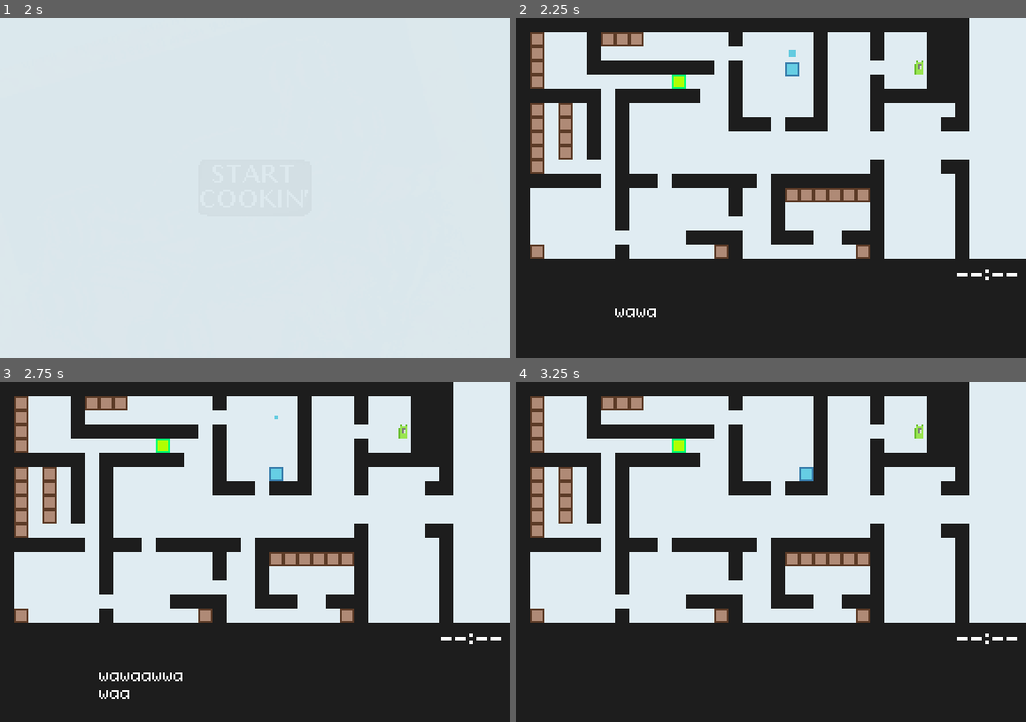
Above: before the commit, frames 1-4 (two rows, left to right).
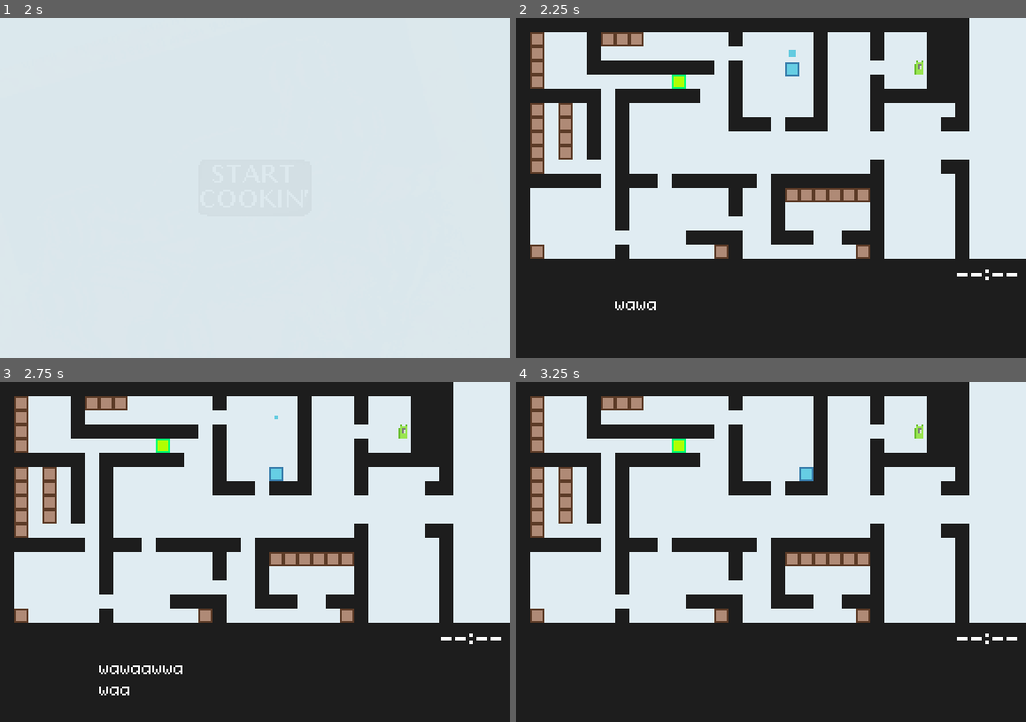
Above: after the commit, the same moments.

Repository: mewore/mini-jam-189-cooking
Game: Godot game, scene res://scenes/main_menu.tscn
The game is run twice, just before and just after one commit, with the same random seed, the same clock (stepped at 60 frames per second) and the same inputs.
Inputs (mouse positions are in pixels of both pictures, inside the frame that each line leads up to):
- Up to frame 1 (2 s): click (255, 188) at 0.5 s; tap Enter (ui_accept) at 1.25, 1.52, 1.82 s; hold Right (move_right) from 1.28 s (still down); hold Space (ui_select) from 1.28 s (still down); tap Shift (dash) at 1.35 s
- Up to frame 2 (2.25 s): release Right (move_right) at 2.03 s; release Space (ui_select) at 2.03 s; hold Down (move_down) from 2.03 s (still down); tap Space (ui_select) at 2.1 s
- Up to frame 3 (2.75 s): keep holding Down (move_down); tap Enter (ui_accept) at 2.27, 2.3, 2.57 s
- Up to frame 4 (3.25 s): release Down (move_down) at 2.78 s; hold Right (move_right) from 2.78 s (still down); hold Enter (ui_accept) from 2.78 s (still down); tap Shift (dash) at 3.05 s

Frame 1 is identical in both runs. In frame 2, 0.2% of the frame differs, in the area x 19-28%, y 83-89%; in frame 3, 0.4%, in the area x 19-36%, y 83-94%; in frame 4, nothing differs.

Commit message:
Dialogue

Diff:
--- a/entities/player/player.gd
+++ b/entities/player/player.gd
@@ -16,6 +16,8 @@
 
 var nearby_area: Node
 var cell_map_node: CellMap
+
+var frozen := false
 
 var direction_priority := [
 	Vector2i.LEFT,
@@ -48,6 +50,8 @@
 
 
 func is_direction_possible(direction: Vector2i) -> bool:
+	if frozen:
+		return false
 	return cell_map_node.is_cell_free(current_cell + move_direction + direction) if cell_map_node else true
 
 
--- a/scenes/game.gd
+++ b/scenes/game.gd
@@ -6,29 +6,58 @@
 @export var interaction_hint_opacity_damping: float = 1
 
 @onready var alien := get_node("Am0gus")
-@onready var player := get_node("Player")
+@onready var player: Player = get_node("Player")
 @onready var crates := get_node("Crates").get_children()
-@onready var dialogue_panel := get_node("DialoguePanel")
+@onready var dialogue_panel: DialoguePanel = get_node("DialoguePanel")
 @onready var cell_map: CellMap = get_node("CellMap")
 @onready var interaction_hint: Node2D = get_node("InteractHint")
 @onready var interaction_hint_opacity: float
 
-var interaction_hint_visible := false
+var current_interaction_area: InteractionArea
+
+var cosmetic_rng := RandomNumberGenerator.new()
 
 enum GameState {
 	EXPLORING,
-	TALKING,
+	TAKING_ORDER,
+	EXAMINING_CRATE,
 	CHASING,
 }
 
+var game_state := GameState.EXPLORING
+
+const ALIEN_LINES_INITIAL: PackedStringArray = [
+	"Hi.",
+	"This is your training. You will be learning to make meals for my species.\nWelcome to GLORT-cafe.",
+	"You will be paid in… experience. :D",
+	"Ok. Let’s get started.",
+	"You’ll be making a glurger. It’s a 3 step process.",
+	"Gather the ingredients. ???. Profit.",
+	"I look forwards to trying your… cooking. Yes.",
+]
+
+const CRATE_EXAMINATION_OPTIONS: PackedStringArray =  [
+	"Hmm...",
+	"As a wise man once said... there is secret about crate.",
+	"Did something move there?... Must've been the wind.",
+	"*drools*",
+]
+
+func get_crate_examination_option() -> String:
+	return CRATE_EXAMINATION_OPTIONS[cosmetic_rng.randi_range(0, CRATE_EXAMINATION_OPTIONS.size() - 1)]
+
+
 func _on_interaction_area_entered(other_area: Area2D, area: InteractionArea) -> void:
-	interaction_hint_visible = true
 	interaction_hint.global_position = area.hint_pos.global_position
+	current_interaction_area = area
+
 
 func _on_interaction_area_exited(other_area: Area2D, area: InteractionArea) -> void:
-	interaction_hint_visible = false
+	current_interaction_area = null
+
 
 func _ready() -> void:
+	cosmetic_rng.randomize()
 	for crate in crates:
 		cell_map.add_node_collision(crate)
 	cell_map.add_node_collision(alien)
@@ -39,6 +68,39 @@
 	interaction_hint_opacity = interaction_hint.modulate.a
 	interaction_hint.modulate.a = 0
 
+
+func _unhandled_input(event: InputEvent) -> void:
+	if event.is_action_pressed("ui_select") and current_interaction_area != null and game_state == GameState.EXPLORING:
+		var speaker := current_interaction_area.speaker
+		match speaker:
+			E.Speaker.ALIEN:
+				dialogue_panel.display_text(speaker, ALIEN_LINES_INITIAL)
+				game_state = GameState.TAKING_ORDER
+				player.frozen = true
+			E.Speaker.CRATE:
+				dialogue_panel.display_text(speaker, [get_crate_examination_option()])
+				game_state = GameState.EXAMINING_CRATE
+				player.frozen = true
+			_:
+				print("Cannot handle speaker: ", speaker)
+
+
 func _process(_delta: float) -> void:
+	var interaction_hint_visible := game_state in [GameState.EXPLORING, GameState.EXAMINING_CRATE] and current_interaction_area != null
 	var target_opacity := interaction_hint_opacity if interaction_hint_visible else 0.0
 	interaction_hint.modulate.a += (target_opacity - interaction_hint.modulate.a) / (interaction_hint_opacity_damping + 1.0)
+
+
+func _on_dialogue_panel_dialogue_over() -> void:
+	print("Dialogue over")
+	match game_state:
+		GameState.EXPLORING:
+			print("eeEEE?!")
+		GameState.TAKING_ORDER:
+			game_state = GameState.EXPLORING
+			player.frozen = false
+		GameState.EXAMINING_CRATE:
+			game_state = GameState.EXPLORING
+			player.frozen = false
+		GameState.CHASING:
+			print("eeEEE?!")
--- a/scenes/game.tscn
+++ b/scenes/game.tscn
@@ -155,7 +155,7 @@
 speaker = 3
 
 [node name="HintPos" parent="InteractionAreas/CrateArea" index="0"]
-position = Vector2(-16, -16)
+position = Vector2(12, -20)
 
 [node name="CollisionShape2D" parent="InteractionAreas/CrateArea" index="1"]
 shape = SubResource("CircleShape2D_vtaks")
@@ -216,6 +216,8 @@
 text = "Z"
 label_settings = SubResource("LabelSettings_vtaks")
 
+[connection signal="dialogue_over" from="DialoguePanel" to="." method="_on_dialogue_panel_dialogue_over"]
+
 [editable path="InteractionAreas/CustomerArea"]
 [editable path="InteractionAreas/CrateArea"]
 [editable path="InteractionAreas/CrateArea2"]
--- a/ui/dialogue_panel.gd
+++ b/ui/dialogue_panel.gd
@@ -1,6 +1,8 @@
 class_name DialoguePanel
 
 extends HBoxContainer
+
+signal dialogue_over
 
 @onready var speaker_avatar: TextureRect = get_node("SpeakerAvatar")
 @onready var speaker_name_label: Label = get_node("TextContainer/Title/SpeakerName")
@@ -21,9 +23,12 @@
 	match speaker:
 		E.Speaker.NARRATOR:
 			return ""
+		E.Speaker.CRATE:
+			return "<Examining crate>"
 		E.Speaker.ALIEN:
 			return "G¬ort"
 	return "<UNKNOWN>"
+
 
 func get_speaker_avatar(speaker: E.Speaker) -> Texture2D:
 	match speaker:
@@ -32,6 +37,7 @@
 		E.Speaker.ALIEN:
 			return alien_avatar
 	return null
+
 
 func display_text(speaker: E.Speaker, text_parts: PackedStringArray) -> void:
 	speaker_avatar.texture = get_speaker_avatar(speaker)
@@ -42,9 +48,11 @@
 	displayed_char_count = 0
 	hint_label_animator.play()
 
+
 func advance_text() -> void:
+	print("Advancing text... ", text_part_index)
 	if not dialogue_label.text.is_empty() and dialogue_label.visible_characters < dialogue_label.text.length():
-		dialogue_label.visible_characters = dialogue_label.text.length()
+		displayed_char_count = dialogue_label.text.length()
 		return
 
 	text_part_index += 1
@@ -57,19 +65,23 @@
 		speaker_avatar.texture = null
 		speaker_name_label.text = ""
 		dialogue_label.text = ""
+		emit_signal("dialogue_over")
+
 
 func _input(event: InputEvent) -> void:
 	if event.is_action_pressed("ui_accept") and not dialogue_label.text.is_empty():
 		advance_text()
 		get_viewport().set_input_as_handled()
 
+
 func _ready() -> void:
 	display_text(E.Speaker.NARRATOR, ["\n".join([""])])
 	display_text(E.Speaker.NARRATOR, ["wawa", "wawawawa", "wawaawwa\nwaa"])
+
 
 func _process(delta: float) -> void:
 	displayed_char_count = min(displayed_char_count + text_speed * delta, dialogue_label.text.length())
 	dialogue_label.visible_characters = round(displayed_char_count)
 	if dialogue_label.text.is_empty() and hint_label_animator.is_playing():
 		hint_label_animator.stop()
-		hint_label.visible = false
+		hint_label.modulate.a = 0
--- a/ui/dialogue_panel.tscn
+++ b/ui/dialogue_panel.tscn
@@ -9,24 +9,7 @@
 [sub_resource type="ImageTexture" id="ImageTexture_lbhrr"]
 
 [sub_resource type="LabelSettings" id="LabelSettings_lbhrr"]
-line_spacing = -6.0
-
-[sub_resource type="Animation" id="Animation_fhdyl"]
-resource_name = "hint_blink"
-length = 2.0
-loop_mode = 1
-tracks/0/type = "value"
-tracks/0/imported = false
-tracks/0/enabled = true
-tracks/0/path = NodePath(".:visible")
-tracks/0/interp = 1
-tracks/0/loop_wrap = true
-tracks/0/keys = {
-"times": PackedFloat32Array(0, 1),
-"transitions": PackedFloat32Array(1, 1),
-"update": 1,
-"values": [false, true]
-}
+line_spacing = -4.0
 
 [sub_resource type="Animation" id="Animation_nld1p"]
 length = 0.001
@@ -41,6 +24,23 @@
 "transitions": PackedFloat32Array(1),
 "update": 1,
 "values": [true]
+}
+
+[sub_resource type="Animation" id="Animation_fhdyl"]
+resource_name = "hint_blink"
+length = 2.0
+loop_mode = 1
+tracks/0/type = "value"
+tracks/0/imported = false
+tracks/0/enabled = true
+tracks/0/path = NodePath(".:modulate")
+tracks/0/interp = 1
+tracks/0/loop_wrap = true
+tracks/0/keys = {
+"times": PackedFloat32Array(0, 1),
+"transitions": PackedFloat32Array(1, 1),
+"update": 1,
+"values": [Color(1, 1, 1, 0), Color(1, 1, 1, 1)]
 }
 
 [sub_resource type="AnimationLibrary" id="AnimationLibrary_t7suw"]
@@ -87,6 +87,7 @@
 [node name="TextContainer" type="VBoxContainer" parent="."]
 layout_mode = 2
 size_flags_horizontal = 3
+theme_override_constants/separation = 0
 
 [node name="Title" type="HBoxContainer" parent="TextContainer"]
 layout_mode = 2
@@ -106,18 +107,21 @@
 
 [node name="Content" type="HBoxContainer" parent="TextContainer"]
 layout_mode = 2
+size_flags_vertical = 3
 
 [node name="Dialogue" type="Label" parent="TextContainer/Content"]
 custom_minimum_size = Vector2(32, 32)
 layout_mode = 2
 size_flags_horizontal = 3
 size_flags_vertical = 3
-text = "Bring me... sustanance. Human. :D"
+text = "This is your training. You will be learning to make meals for my species.
+Welcome to GLORT-cafe."
 label_settings = SubResource("LabelSettings_lbhrr")
 autowrap_mode = 2
 text_overrun_behavior = 3
 
 [node name="Hint" type="Label" parent="TextContainer/Content"]
+modulate = Color(1, 1, 1, 0)
 layout_mode = 2
 size_flags_vertical = 1
 text = "[Z]"
--- a/util/enums.gd
+++ b/util/enums.gd
@@ -5,4 +5,5 @@
 	ALIEN,
 	CUSTOMER,
 	CRATE,
+	INGREDIENT,
 }
